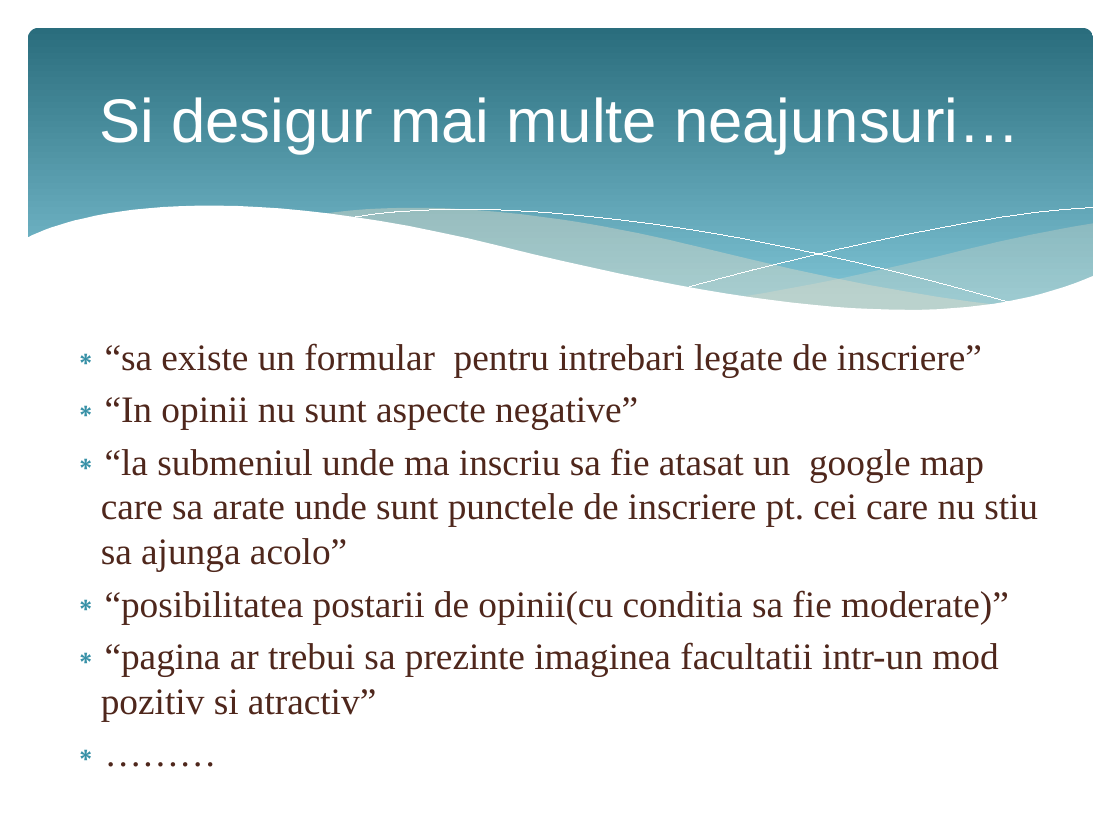
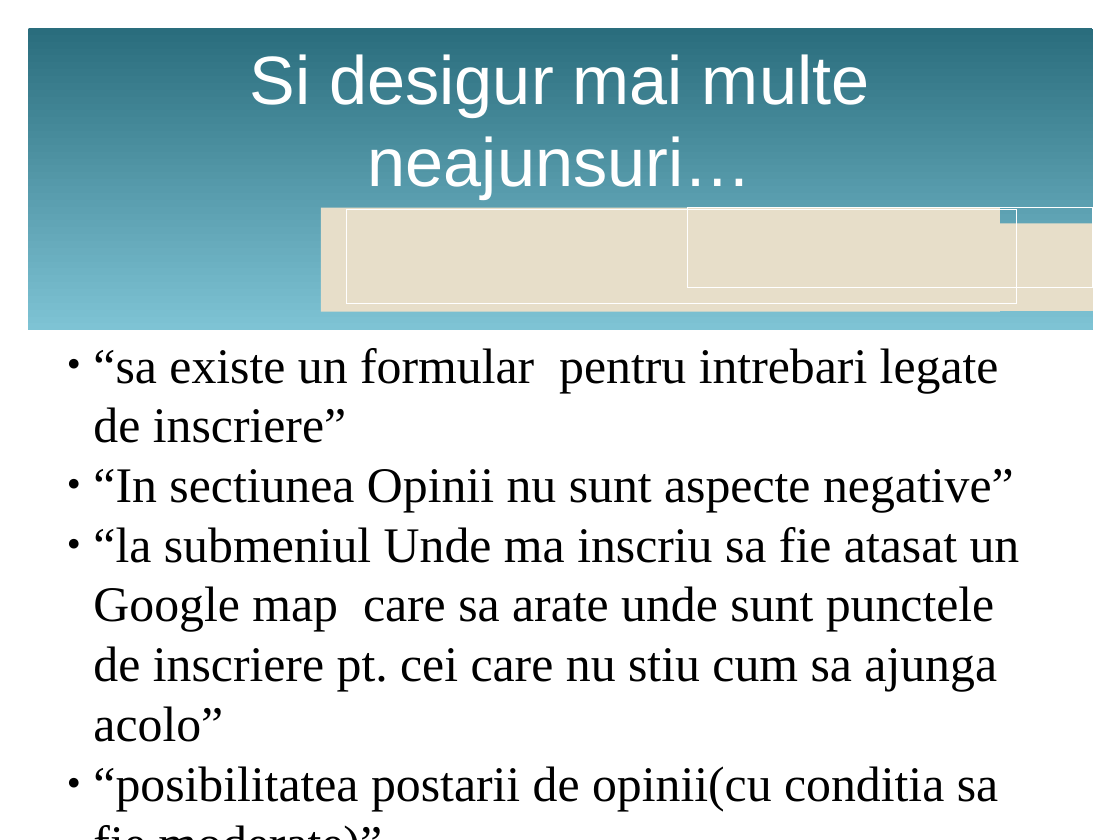
Before and after one commit to brir0567/HCI, a slide deck: slide 5 of DocumentFinal/HCI Prezentare.pptx. Drawn at 1120x840 pixels with LibreOffice and Linux fonts; fonts in the diff are those of the drawing. Boxes give left, top, right and bottom in pixels: in the first picture for what was removed or moved away, otherwise in the second. Text is boxed around its words. In the diff, an @@ line names an element or a change of style, - is before the commit and + after.

Commit message:
Spelling fixes, layout isues.

```diff
--- a/DocumentFinal/HCI Prezentare.pptx
+++ b/DocumentFinal/HCI Prezentare.pptx
@@ rounded rectangle at (x1=28, y1=28, x2=1093, y2=330): proportions changed @@
@@ text "Si desigur mai multe neajunsuri…" at (x1=250, y1=54, x2=869, y2=199): size 39.6 to 44 pt @@
@@ group removed at (x1=26, y1=206, x2=1094, y2=368): 5 freeform shapes @@
@@ rectangle added at (x1=320, y1=208, x2=999, y2=312), fill #E7DEC9 @@
@@ rectangle added at (x1=346, y1=209, x2=1016, y2=305), outline #FFFFFF 0.75 pt @@
@@ rectangle added at (x1=687, y1=207, x2=1092, y2=287), outline #FFFFFF 0.75 pt @@
@@ rectangle added at (x1=740, y1=224, x2=1093, y2=311), fill #E7DEC9 @@
@@ text at (x1=93, y1=348, x2=999, y2=811): size 24 to 32 pt, text colour #4F271C to #000000 in "“sa existe un formular pentru intrebari legate ...", "“posibilitatea postarii de opinii(cu conditia sa fie ...", "“pagina ar trebui sa prezinte imaginea facultatii ...", "………"; bullet ∗ to ●; less space between paragraphs; bullet ∗ to none @@
@@ text at (x1=93, y1=469, x2=1020, y2=742): text changed; size 24 to 32 pt; text colour #4F271C to #000000 @@
-∗ “In opinii nu sunt aspecte negative”
-∗ “la submeniul unde ma inscriu sa fie atasat un google map care sa arate unde sunt punctele de inscriere pt. cei care nu stiu sa ajunga acolo”
+● “In sectiunea Opinii nu sunt aspecte negative”
+● “la submeniul Unde ma inscriu sa fie atasat un Google map care sa arate unde sunt punctele de inscriere pt. cei care nu stiu cum sa ajunga acolo”
```
Also in this commit, not shown: 4 other slides changed.
